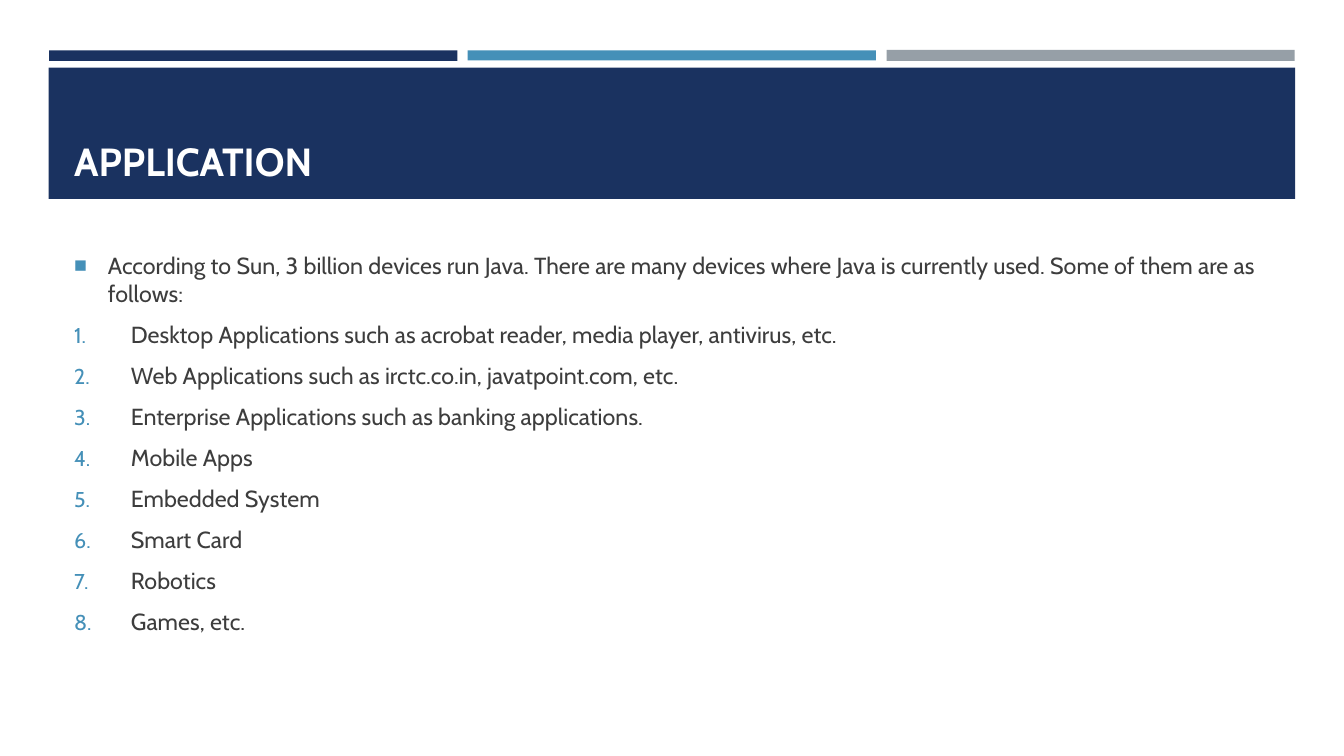
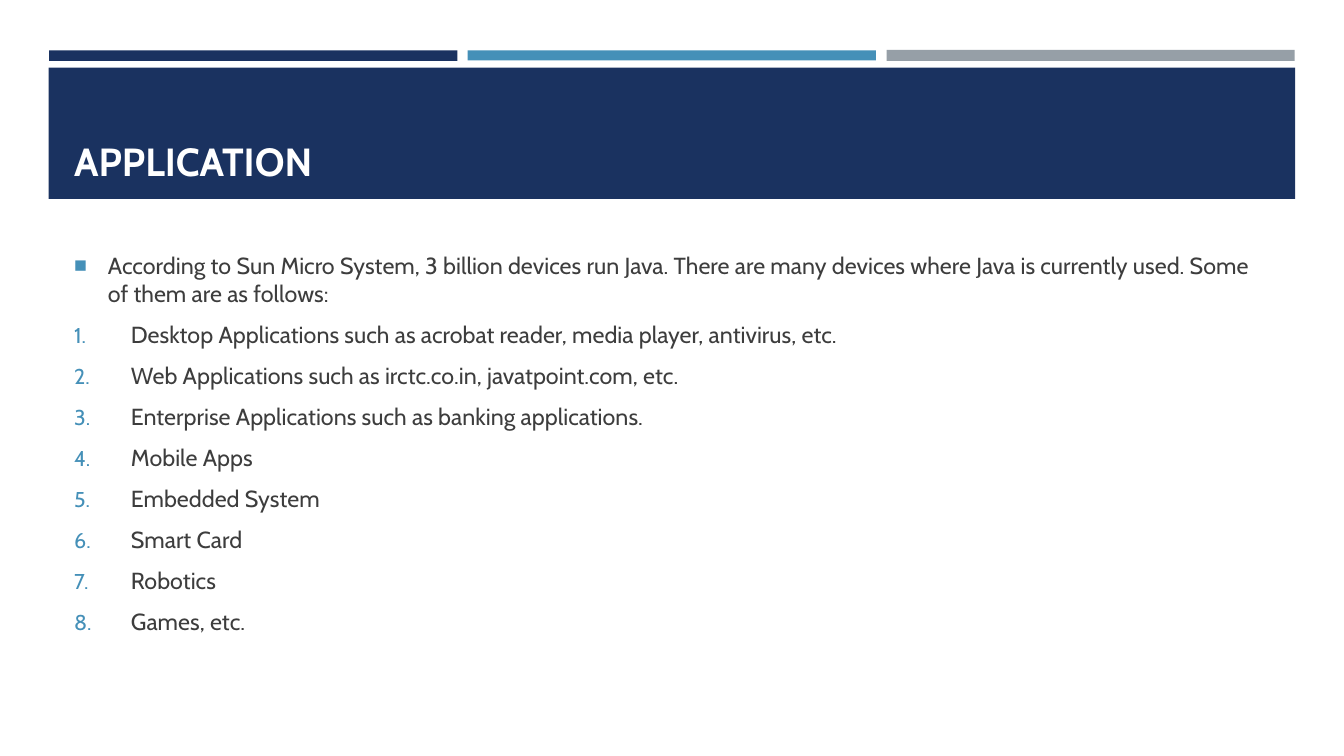
Before and after one commit to amantiwari8861/javaV1, a slide deck: slide 3 of 01 Java Intro/Java Slides part 1.pptx. Drawn at 1344x756 pixels with LibreOffice and Linux fonts; fonts in the diff are those of the drawing. Boxes give left, top, right and bottom in pixels: in the first picture for what was removed or moved away, otherwise in the second. Text is boxed around its words. In the diff, an @@ line names an element or a change of style, - is before the commit and + after.

```diff
--- a/01 Java Intro/Java Slides part 1.pptx
+++ b/01 Java Intro/Java Slides part 1.pptx
@@ text at (108,256,1249,303): text changed @@
-■ According to Sun, 3 billion devices run Java. There are many devices where Java is currently used. Some of them are as follows:
+■ According to Sun Micro System, 3 billion devices run Java. There are many devices where Java is currently used. Some of them are as follows:
```
Also in this commit, not shown: 2 other slides changed, 1 other file.
